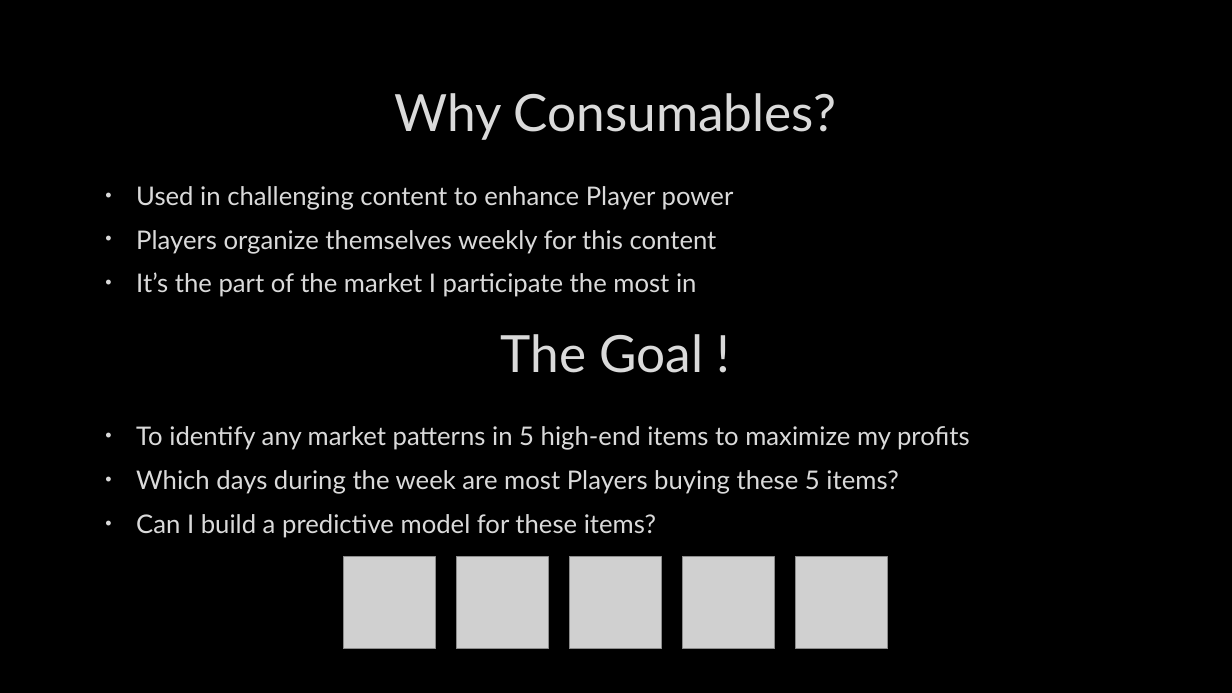
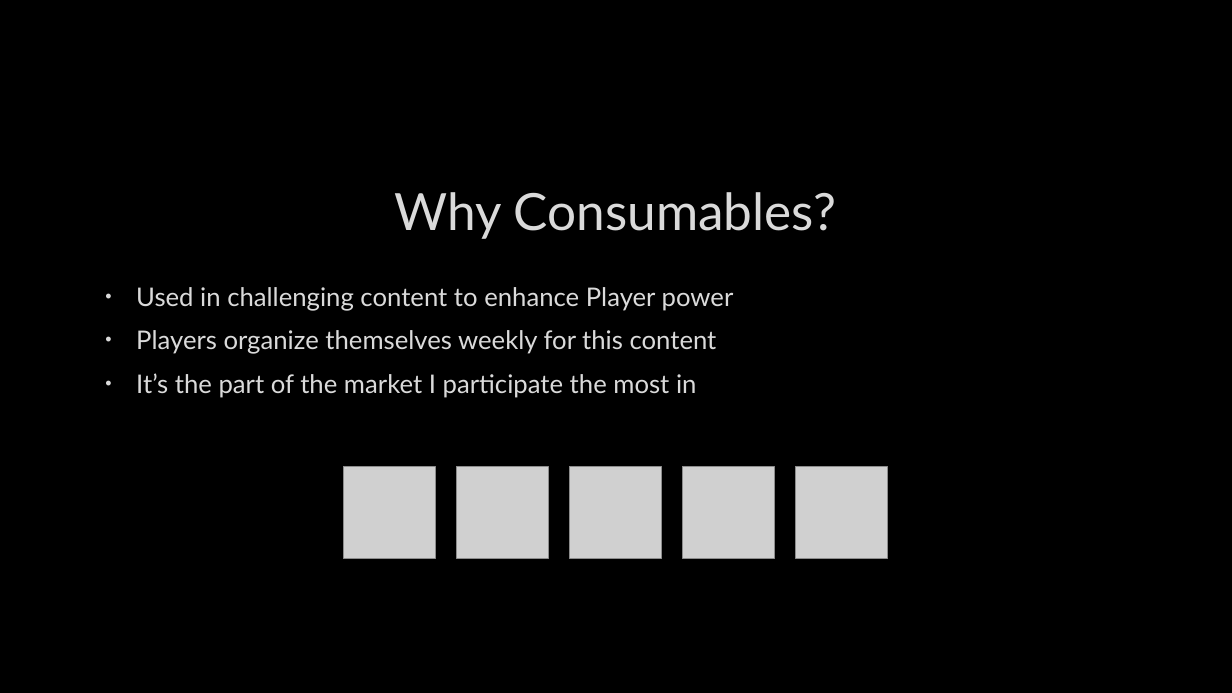
Before and after one commit to Hounder23/LHL-CAPSTONE, a slide deck: slide 3 of LHL – CAPSTONE.pptx. Drawn at 1232x693 pixels with LibreOffice and Linux fonts; fonts in the diff are those of the drawing; grey boxes stand for pictures; background and template pictures are left out. Boxes give left, top, right and bottom in pixels: in the first picture for what was removed or moved away, otherwise in the second. Text is boxed around its words. In the diff, an @@ line names an element or a change of style, - is before the commit and + after.

```diff
--- a/LHL – CAPSTONE.pptx
+++ b/LHL – CAPSTONE.pptx
@@ title "Why Consumables?": place and size @@
-title "Why Consumables?" at (395,93,836,140)
+title "Why Consumables?" at (395,192,836,239)
@@ text "Used in challenging content to ...": place and size @@
-text "Used in challenging content to ..." at (136,186,734,297)
+text "Used in challenging content to ..." at (136,287,734,398)
@@ text removed at (501,334,703,373) @@
-The Goal !
@@ text removed at (136,426,970,538) @@
-• To identify any market patterns in 5 high-end items to maximize my profits
-• Which days during the week are most Players buying these 5 items?
-• Can I build a predictive model for these items?
@@ 5 pictures: place and size @@
-5 pictures at (344,557,887,649)
+5 pictures at (344,467,887,558)
```
Also in this commit, not shown: 5 other slides changed, 5 slides added, 1 slide removed, 6 other files.
